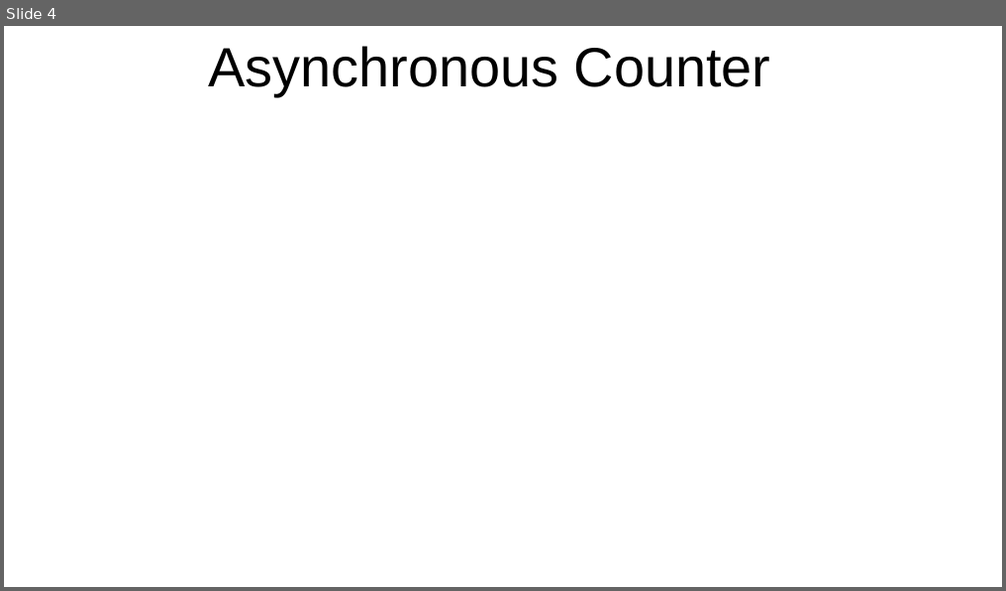
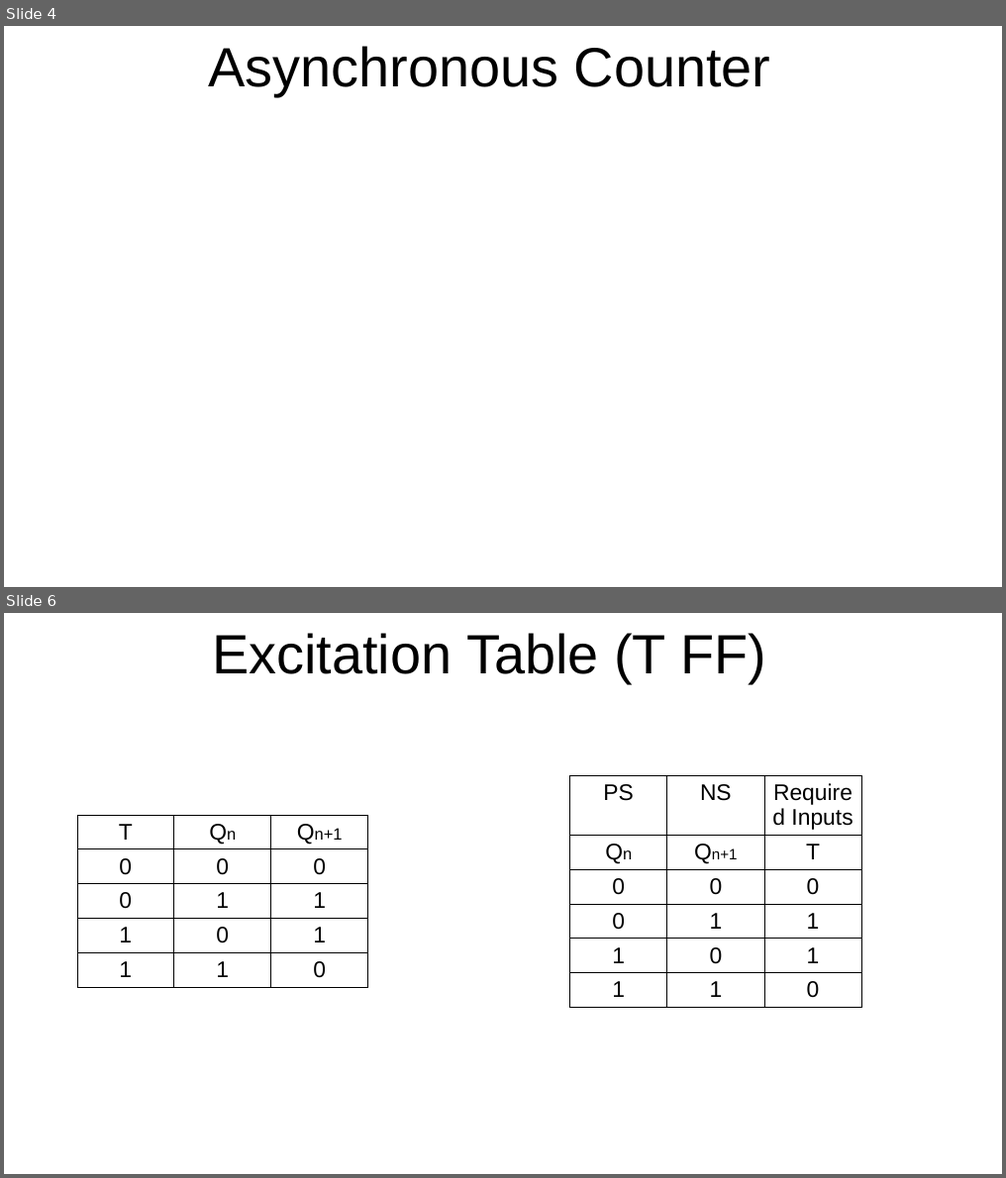
Before and after one commit to arnabsinha/Switching-Circuits-and-Logic-Design, a slide deck: Lecture_24.pptx. Shown one above the other, each under a label of ours: slide 4 before the commit, slides 4 and 6 after it; the slides between them are not shown. The pictures are 1006x591 and 1006x1178 pixels, drawn with LibreOffice and Linux fonts; fonts in the diff are those of the drawing. Boxes give left, top, right and bottom in pixels: in the first picture for what was removed or moved away, otherwise in the second. Text is boxed around its words. In the diff, an @@ line names an element or a change of style, - is before the commit and + after.

```diff
--- a/Lecture_24.pptx
+++ b/Lecture_24.pptx
@@ slide 6 added at [4, 613, 1002, 1174], background #FFFFFF @@
@@ title added at [212, 633, 766, 683], 44 pt, text #000000 @@
+Excitation Table (T FF)
@@ table added at [570, 775, 860, 1002], 6 rows, 3 columns @@
+PS | NS | Required Inputs
+Qn | Qn+1 | T
+0 | 0 | 0
+0 | 1 | 1
+1 | 0 | 1
+1 | 1 | 0
@@ table added at [77, 815, 368, 1124], 5 rows, 3 columns @@
+T | Qn | Qn+1
+0 | 0 | 0
+0 | 1 | 1
+1 | 0 | 1
+1 | 1 | 0
```
Also in this commit, not shown: 4 other slides added, 1 other file.
